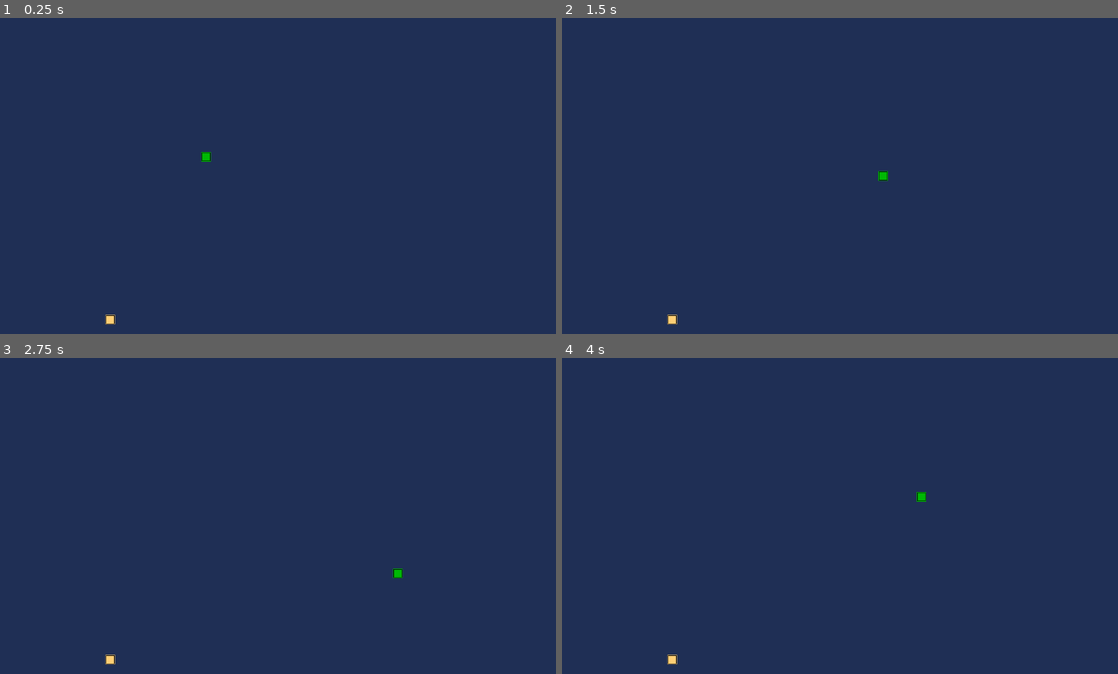
Above: before the commit, frames 1-4 (two rows, left to right).
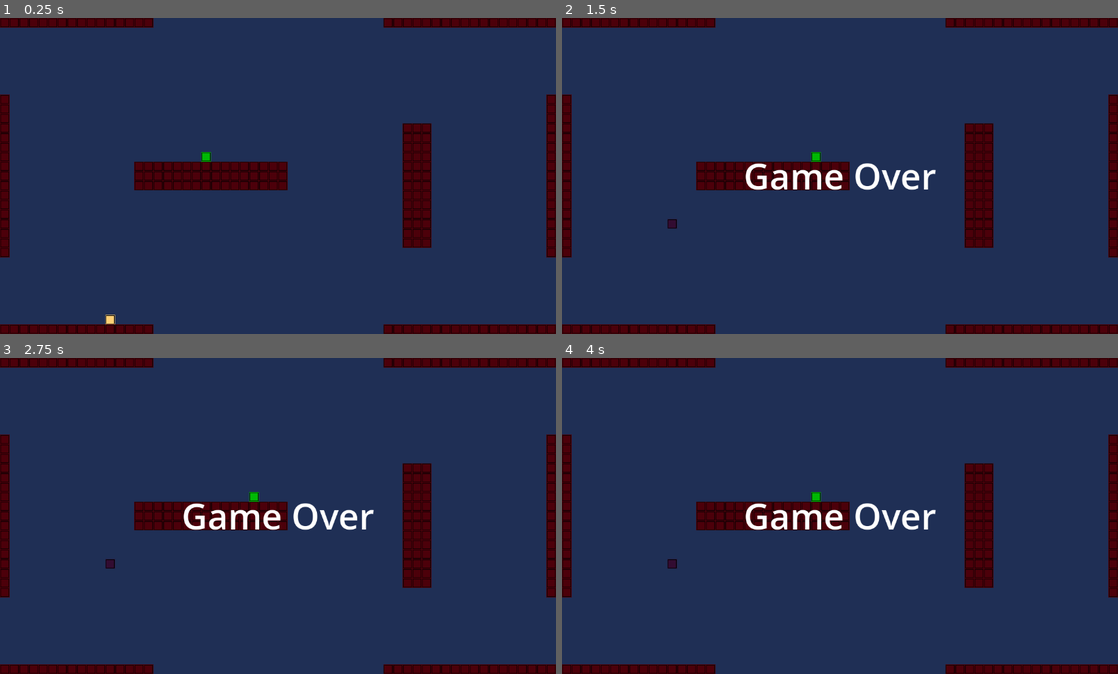
Above: after the commit, the same moments.

Repository: xinaxi/snake
Game: Godot game, scene res://main.tscn
Same seed, same stepped clock (60 frames per second), same inputs: the game is played once before the commit and once after it.
Inputs:
- Up to frame 1 (0.25 s): no input
- Up to frame 2 (1.5 s): tap Enter (restart, bound only after the commit) at 0.5 s; hold Right (right) 0.53-1.28 s; hold Down (down) from 1.28 s (still down)
- Up to frame 3 (2.75 s): release Down (down) at 2.03 s; hold Right (right) from 2.03 s (still down)
- Up to frame 4 (4 s): release Right (right) at 2.78 s; hold Up (up) 2.78-3.53 s; hold Left (left) from 3.53 s (still down)

The runs differ from the first frame. In frame 1, 10% of the frame differs, in the area x 0-100%, y 0-100%; in frame 2, 11%; in frame 3, 11%; in frame 4, 11%.

Commit message:
collision and levels

Diff:
--- a/body.gd
+++ b/body.gd
@@ -7,7 +7,6 @@
 	set_texture(snake_texture)
 	centered = false
 	position = parent.position
-	position.x -= size
 
 
 func _ready():
--- a/head.gd
+++ b/head.gd
@@ -25,12 +25,16 @@
 
 
 func move():
-	position += direction*size
-	if position.x >= right_bound:
-		position.x = 0
-	elif position.x < 0:
-		position.x = right_bound - size
-	elif position.y >= down_bound:
-		position.y = 0
-	elif position.y < 0:
-		position.y = down_bound - size
+	position = next()
+
+func next():
+	var pos = position + direction*size
+	if pos.x >= right_bound:
+		pos.x = 0
+	elif pos.x < 0:
+		pos.x = right_bound - size
+	elif pos.y >= down_bound:
+		pos.y = 0
+	elif pos.y < 0:
+		pos.y = down_bound - size
+	return pos
--- /dev/null
+++ b/level1.gd
@@ -0,0 +1,38 @@
+extends Node2D
+
+var block_texture = preload("res://block.png")
+
+var size = block_texture.get_height()
+var right
+var down
+
+func _ready():
+	right = get_viewport().size.x
+	down = get_viewport().size.y
+
+	for i in range(0, 16*size, size):
+		set_in_pos(Vector2(i,0))
+		set_in_pos(Vector2(i,down-size))
+
+	for i in range(40*size, right, size):
+		set_in_pos(Vector2(i,0))
+		set_in_pos(Vector2(i,down-size))
+
+	for i in range(8*size, down - 8*size, size):
+		set_in_pos(Vector2(0,i))
+		set_in_pos(Vector2(right-size,i))
+
+	for i in range(15*size, 18*size, size):
+		for j in range(14*size, 30*size, size):
+			set_in_pos(Vector2(j,i))
+
+	for i in range(42*size, 45*size, size):
+		for j in range(11*size, 24*size, size):
+			set_in_pos(Vector2(i,j))
+
+func set_in_pos(pos):
+	var block = Sprite2D.new()
+	block.set_texture(block_texture)
+	block.centered = false
+	block.position = pos
+	add_child(block)
--- /dev/null
+++ b/level1.tscn
@@ -0,0 +1,7 @@
+[gd_scene load_steps=2 format=3 uid="uid://dhsqj242n5fwp"]
+
+[ext_resource type="Script" path="res://level1.gd" id="1_reaun"]
+
+[node name="root" type="Node2D"]
+modulate = Color(0.298039, 0, 0.0392157, 1)
+script = ExtResource("1_reaun")
--- a/main.gd
+++ b/main.gd
@@ -4,17 +4,25 @@
 
 var food
 var snake
+var level
 
 func _ready():
 	snake = find_child("snake")
+	level = find_child("level")
 	grew.connect(new_food)
 	food = preload("res://food.gd").new()
 	add_child(food)
 	new_food()
 
+func _input(event):
+	if event.is_action_pressed("restart"):
+		_on_restart_pressed()
 
 func _on_timer_timeout():
 	var head = snake.get_child(0)
+	if is_not_empty(head.next()):
+		game_over()
+		return
 	var children = snake.get_children()
 	children.reverse()
 	for child in children:
@@ -22,25 +30,24 @@
 	if head.position == food.position:
 		grew.emit()
 		return
-	if check(head.position) > 1:
-		game_over()
+
 
 #check intersection
-#head should return 1
-#food 0
-func check(pos):
-	var result = 0
+func is_not_empty(pos):
 	for child in snake.get_children():
 		if child.position == pos:
-			result += 1
-	return result
+			return true
+	for child in level.get_children():
+		if child.position == pos:
+			return true
+	return false
 
 func new_food():
 	var size = Snake.size
 	var px = get_viewport().size.x / size
 	var py = get_viewport().size.y / size
 	food.position = Vector2(randi_range(0,px-1),randi_range(0,py-1)) * size
-	while(check(food.position) > 0):
+	while(is_not_empty(food.position)):
 		food.position = Vector2(randi_range(0,px-1),randi_range(0,py-1)) * size
 
 func game_over():
--- a/main.tscn
+++ b/main.tscn
@@ -1,8 +1,9 @@
-[gd_scene load_steps=4 format=3 uid="uid://boqvmsxweht50"]
+[gd_scene load_steps=5 format=3 uid="uid://boqvmsxweht50"]
 
 [ext_resource type="Script" path="res://main.gd" id="1_cpa5d"]
 [ext_resource type="Texture2D" uid="uid://clhtuxspbxyjl" path="res://block.png" id="1_kku1r"]
 [ext_resource type="Script" path="res://head.gd" id="2_lhpjt"]
+[ext_resource type="PackedScene" uid="uid://dhsqj242n5fwp" path="res://level1.tscn" id="2_wd3bn"]
 
 [node name="root" type="Node"]
 script = ExtResource("1_cpa5d")
@@ -15,6 +16,8 @@
 grow_vertical = 2
 color = Color(0.121569, 0.184314, 0.333333, 1)
 
+[node name="level" parent="." instance=ExtResource("2_wd3bn")]
+
 [node name="snake" type="Node2D" parent="."]
 modulate = Color(0, 0.721569, 0.0156863, 1)
 
@@ -25,11 +28,12 @@
 script = ExtResource("2_lhpjt")
 
 [node name="Timer" type="Timer" parent="."]
-wait_time = 0.09
+wait_time = 0.1
 autostart = true
 
 [node name="game over" type="Label" parent="."]
 visible = false
+z_index = 1
 anchors_preset = 8
 anchor_left = 0.5
 anchor_top = 0.5
@@ -47,6 +51,7 @@
 
 [node name="restart" type="Button" parent="."]
 visible = false
+z_index = 1
 anchors_preset = 8
 anchor_left = 0.5
 anchor_top = 0.5
--- a/project.godot
+++ b/project.godot
@@ -46,3 +46,10 @@
 , Object(InputEventKey,"resource_local_to_scene":false,"resource_name":"","device":-1,"window_id":0,"alt_pressed":false,"shift_pressed":false,"ctrl_pressed":false,"meta_pressed":false,"pressed":false,"keycode":0,"physical_keycode":83,"key_label":0,"unicode":115,"echo":false,"script":null)
 ]
 }
+restart={
+"deadzone": 0.5,
+"events": [Object(InputEventKey,"resource_local_to_scene":false,"resource_name":"","device":-1,"window_id":0,"alt_pressed":false,"shift_pressed":false,"ctrl_pressed":false,"meta_pressed":false,"pressed":false,"keycode":0,"physical_keycode":4194309,"key_label":0,"unicode":0,"echo":false,"script":null)
+, Object(InputEventKey,"resource_local_to_scene":false,"resource_name":"","device":-1,"window_id":0,"alt_pressed":false,"shift_pressed":false,"ctrl_pressed":false,"meta_pressed":false,"pressed":false,"keycode":0,"physical_keycode":4194310,"key_label":0,"unicode":0,"echo":false,"script":null)
+, Object(InputEventKey,"resource_local_to_scene":false,"resource_name":"","device":-1,"window_id":0,"alt_pressed":false,"shift_pressed":false,"ctrl_pressed":false,"meta_pressed":false,"pressed":false,"keycode":0,"physical_keycode":32,"key_label":0,"unicode":32,"echo":false,"script":null)
+]
+}
--- a/snake.gd
+++ b/snake.gd
@@ -8,7 +8,6 @@
 func move():
 	pass
 
-
 func grow():
 	if last:
 		var node = load("res://body.gd").new(self)
